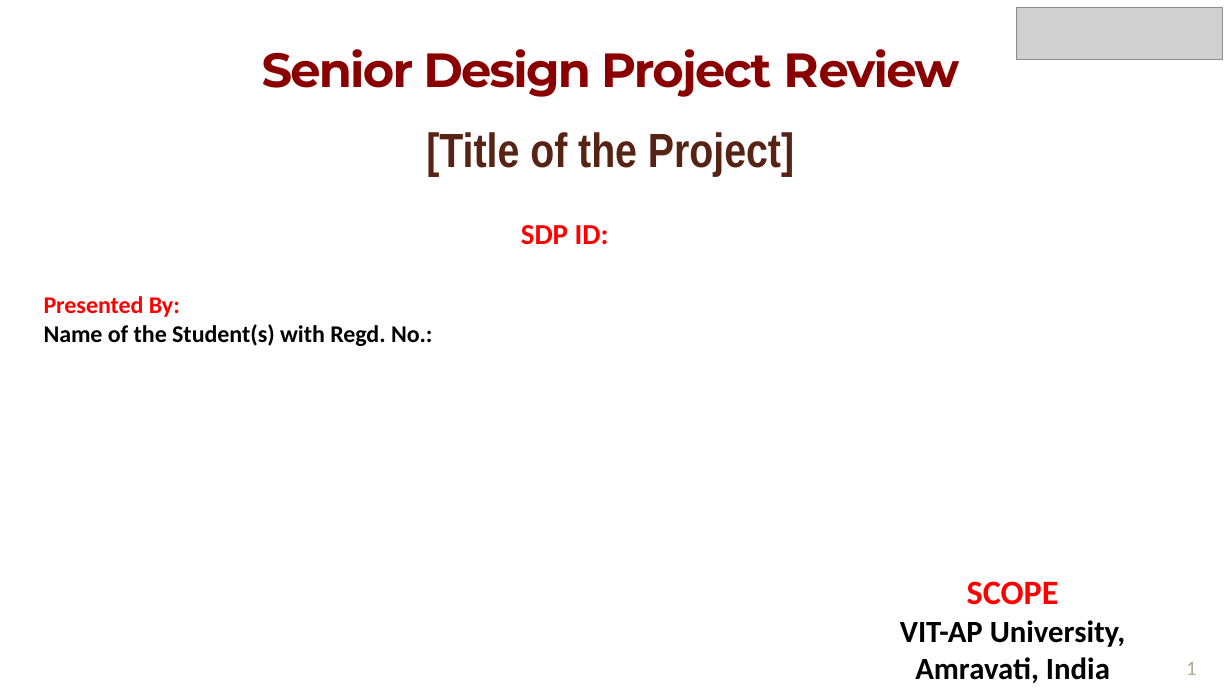
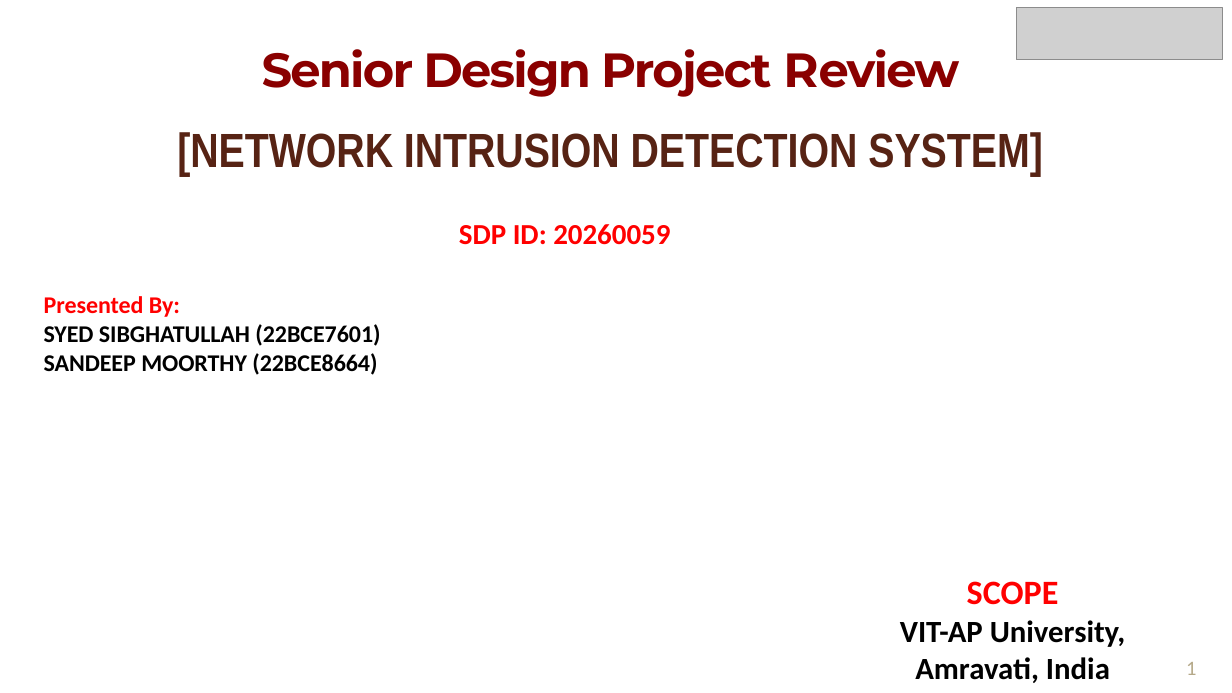
Before and after one commit to syedmaax/Intrusion-Detection, a slide deck: slide 1 of SCOPE_SDP_Template_May_2026.pptx. Drawn at 1232x693 pixels with LibreOffice and Linux fonts; fonts in the diff are those of the drawing; grey boxes stand for pictures. Boxes give left, top, right and bottom in pixels: in the first picture for what was removed or moved away, otherwise in the second. Text is boxed around its words. In the diff, an @@ line names an element or a change of style, - is before the commit and + after.

Commit message:
Update intrusion detection project assets

```diff
--- a/SCOPE_SDP_Template_May_2026.pptx
+++ b/SCOPE_SDP_Template_May_2026.pptx
@@ text at (x1=177, y1=132, x2=1043, y2=177): text changed @@
-[Title of the Project]
+[NETWORK INTRUSION DETECTION SYSTEM]
@@ text at (x1=459, y1=224, x2=670, y2=245): text changed @@
-SDP ID:
+SDP ID: 20260059
@@ text at (x1=44, y1=324, x2=380, y2=375): text changed @@
-Name of the Student(s) with Regd. No.:
+SYED SIBGHATULLAH (22BCE7601)
+SANDEEP MOORTHY (22BCE8664)
```
Also in this commit, not shown: 7 other slides changed, 2 slides removed, 16 other files.
